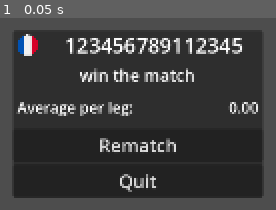
Above: before the commit, frame 1.
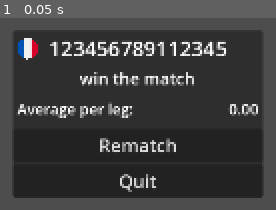
Above: after the commit, the same moment.

Repository: Duschmolll/liDarts
Game: Godot game, scene res://gamemode/scene/game_ended.tscn
Two runs of this game, one before a commit and one after it. Both use one fixed random seed, a clock stepped at 60 frames per second and the inputs below. This scene is started directly instead of the project's main scene.
Inputs:
- Up to frame 1 (0.05 s): no input

The runs differ from the first frame. In frame 1, 8.0% of the frame differs, in the area x 6-94%, y 8-53%.

Commit message:
Old unknown

Diff:
--- a/gamemode/scene/game_ended.tscn
+++ b/gamemode/scene/game_ended.tscn
@@ -40,7 +40,7 @@
 grow_vertical = 2
 script = SubResource("GDScript_pj5ap")
 player_name = NodePath("CenterContainer/PanelContainer/VBoxContainer/VBoxContainer/HBoxContainer/Name")
-player_flag = NodePath("CenterContainer/PanelContainer/VBoxContainer/VBoxContainer/HBoxContainer/MarginContainer/Flag")
+player_flag = NodePath("CenterContainer/PanelContainer/VBoxContainer/VBoxContainer/Panel/MarginContainer/Flag")
 player_average = NodePath("CenterContainer/PanelContainer/VBoxContainer/VBoxContainer/HBoxContainer2/MarginContainer/Value")
 
 [node name="ColorRect" type="ColorRect" parent="."]
@@ -72,22 +72,28 @@
 layout_mode = 2
 size_flags_vertical = 3
 
-[node name="HBoxContainer" type="HBoxContainer" parent="CenterContainer/PanelContainer/VBoxContainer/VBoxContainer"]
+[node name="Panel" type="Panel" parent="CenterContainer/PanelContainer/VBoxContainer/VBoxContainer"]
 layout_mode = 2
 
-[node name="MarginContainer" type="MarginContainer" parent="CenterContainer/PanelContainer/VBoxContainer/VBoxContainer/HBoxContainer"]
+[node name="MarginContainer" type="MarginContainer" parent="CenterContainer/PanelContainer/VBoxContainer/VBoxContainer/Panel"]
 custom_minimum_size = Vector2(25, 25)
 layout_mode = 2
+offset_top = 4.0
+offset_right = 35.0
+offset_bottom = 39.0
 size_flags_horizontal = 0
 theme_override_constants/margin_left = 5
 theme_override_constants/margin_top = 5
 theme_override_constants/margin_right = 5
 theme_override_constants/margin_bottom = 5
 
-[node name="Flag" type="TextureRect" parent="CenterContainer/PanelContainer/VBoxContainer/VBoxContainer/HBoxContainer/MarginContainer"]
+[node name="Flag" type="TextureRect" parent="CenterContainer/PanelContainer/VBoxContainer/VBoxContainer/Panel/MarginContainer"]
 layout_mode = 2
 texture = ExtResource("1_wy6td")
 expand_mode = 3
+
+[node name="HBoxContainer" type="HBoxContainer" parent="CenterContainer/PanelContainer/VBoxContainer/VBoxContainer"]
+layout_mode = 2
 
 [node name="Name" type="Label" parent="CenterContainer/PanelContainer/VBoxContainer/VBoxContainer/HBoxContainer"]
 custom_minimum_size = Vector2(215, 0)
